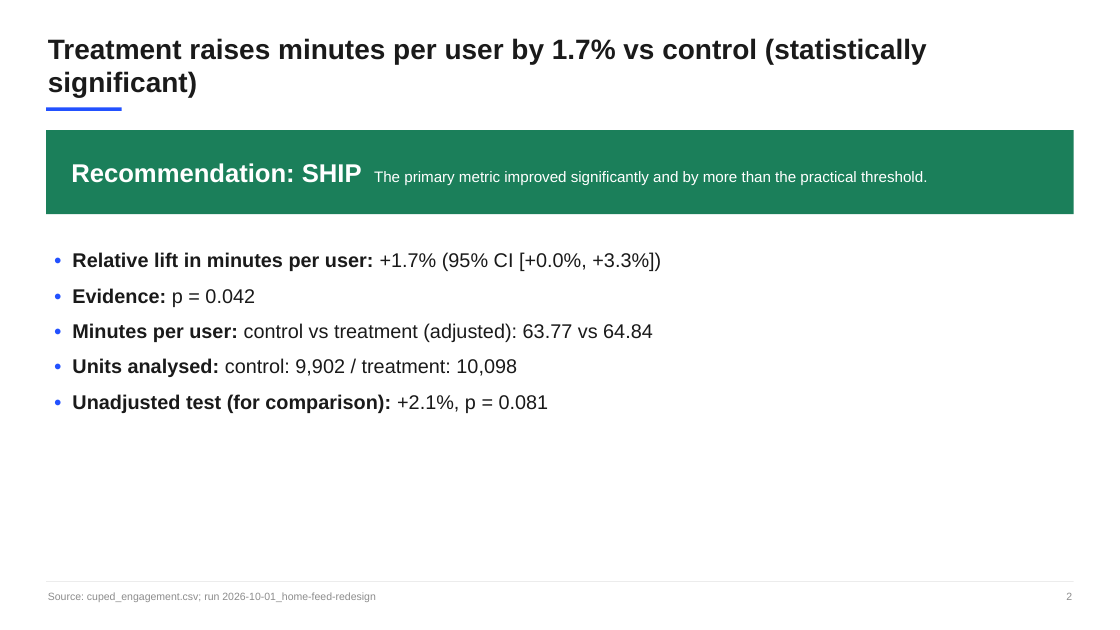
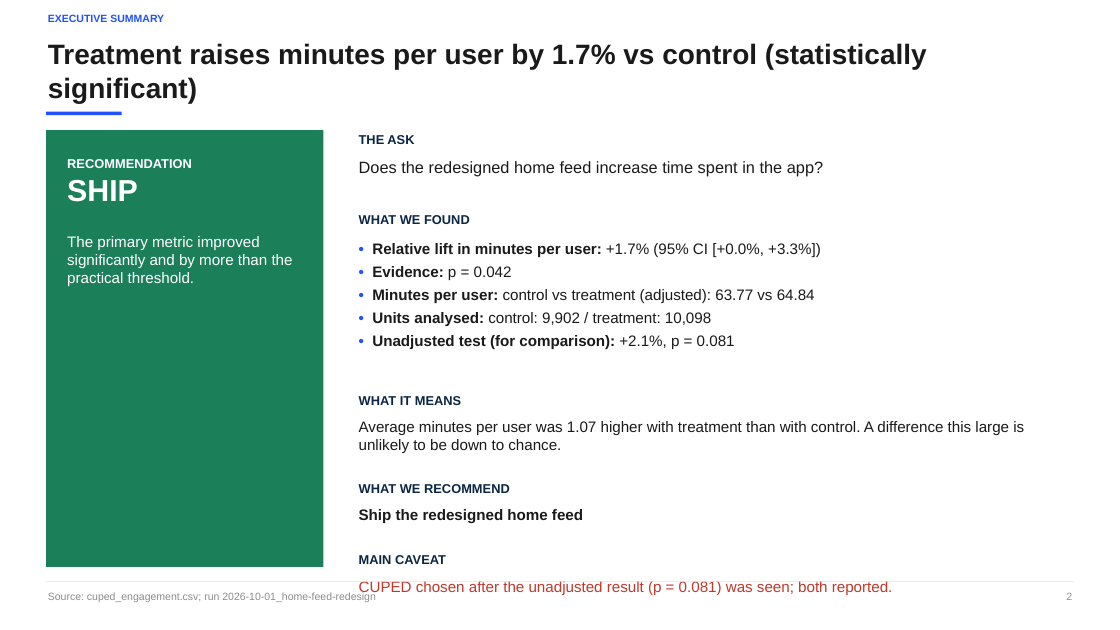
Before and after one commit to rohittiwari001/A-B-Testing-using-Claude-Code, a slide deck: slide 2 of runs/2026-10-01_home-feed-redesign/deck.pptx. Drawn at 1120x630 pixels with LibreOffice and Linux fonts; fonts in the diff are those of the drawing. Boxes give left, top, right and bottom in pixels: in the first picture for what was removed or moved away, otherwise in the second. Text is boxed around its words. In the diff, an @@ line names an element or a change of style, - is before the commit and + after.

```diff
--- a/runs/2026-10-01_home-feed-redesign/deck.pptx
+++ b/runs/2026-10-01_home-feed-redesign/deck.pptx
@@ text added at [48, 14, 164, 22], 9 pt, text #2251FF, bold @@
+EXECUTIVE SUMMARY
@@ text "Treatment raises minutes per user ...": place and size @@
-text "Treatment raises minutes per user ..." at [48, 38, 927, 97]
+text "Treatment raises minutes per user ..." at [48, 43, 927, 103]
@@ rectangle: place and size @@
-rectangle at [46, 108, 122, 111]
+rectangle at [46, 112, 122, 115]
@@ rectangle "RECOMMENDATION": place and size @@
-rectangle "RECOMMENDATION" at [46, 130, 1074, 214]
+rectangle "RECOMMENDATION" at [46, 130, 323, 567]
@@ rectangle "RECOMMENDATION" at [46, 130, 323, 567]: vertical alignment middle to top @@
@@ text added at [359, 135, 414, 144], 11 pt, text #0B2545, bold @@
+THE ASK
@@ text in rectangle at [67, 159, 293, 286]: text changed @@
-Recommendation: SHIP The primary metric improved significantly and by more than the practical threshold.
+RECOMMENDATION
+SHIP
+The primary metric improved significantly and by more than the practical threshold.
@@ text added at [359, 161, 823, 177], 14 pt, text #1A1A1A @@
+Does the redesigned home feed increase time spent in the app?
@@ text "• Relative lift in minutes ...": place and size @@
-text "• Relative lift in minutes ..." at [72, 252, 661, 413]
+text "• Relative lift in minutes ..." at [372, 243, 821, 349]
@@ text "• Relative lift in minutes ..." at [372, 243, 821, 349]: size 17 to 13 pt; less space between paragraphs @@
@@ text added at [359, 215, 470, 224], 11 pt, text #0B2545, bold @@
+WHAT WE FOUND
@@ text added at [359, 396, 461, 405], 11 pt, text #0B2545, bold @@
+WHAT IT MEANS
@@ text added at [359, 421, 1024, 453], 13 pt, text #1A1A1A @@
+Average minutes per user was 1.07 higher with treatment than with control. A difference this large is unlikely to be down to chance.
@@ text added at [359, 484, 510, 493], 11 pt, text #0B2545, bold @@
+WHAT WE RECOMMEND
@@ text added at [359, 509, 583, 523], 13 pt, text #1A1A1A, bold @@
+Ship the redesigned home feed
@@ text added at [359, 555, 446, 564], 11 pt, text #0B2545, bold @@
+MAIN CAVEAT
@@ text added at [359, 581, 893, 595], 13 pt, text #C0392B @@
+CUPED chosen after the unadjusted result (p = 0.081) was seen; both reported.
```
Also in this commit, not shown: 9 other slides changed, 4 slides added, 1 slide removed, 23 other files.
